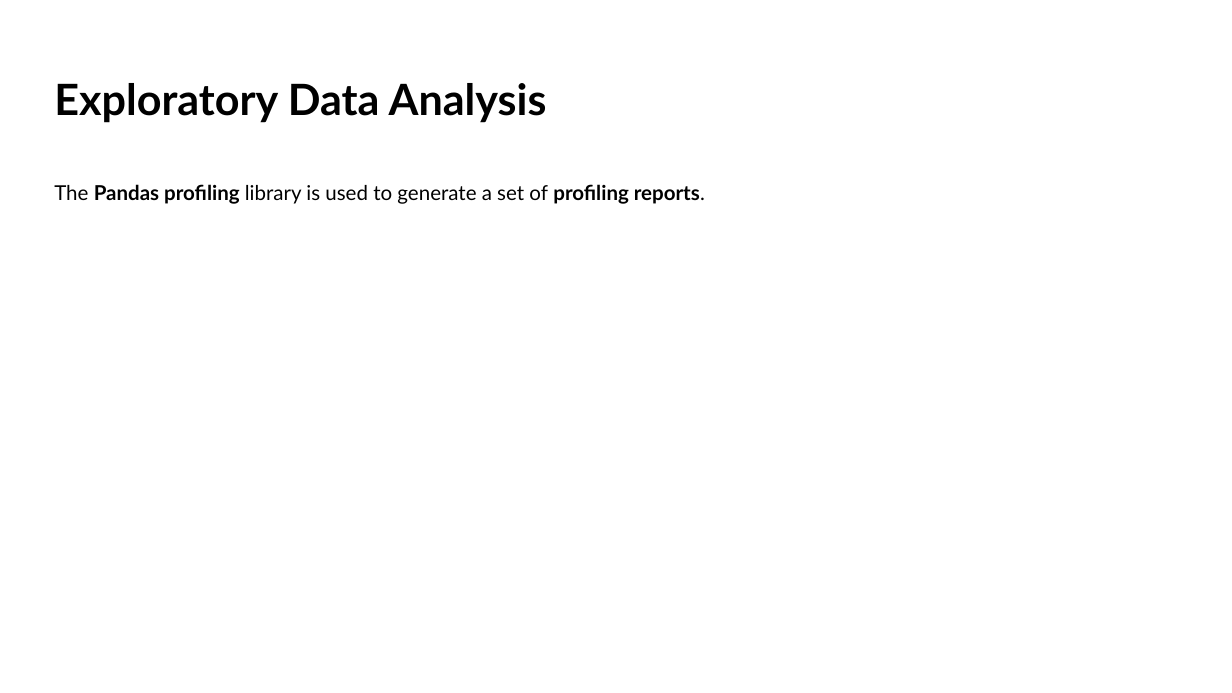
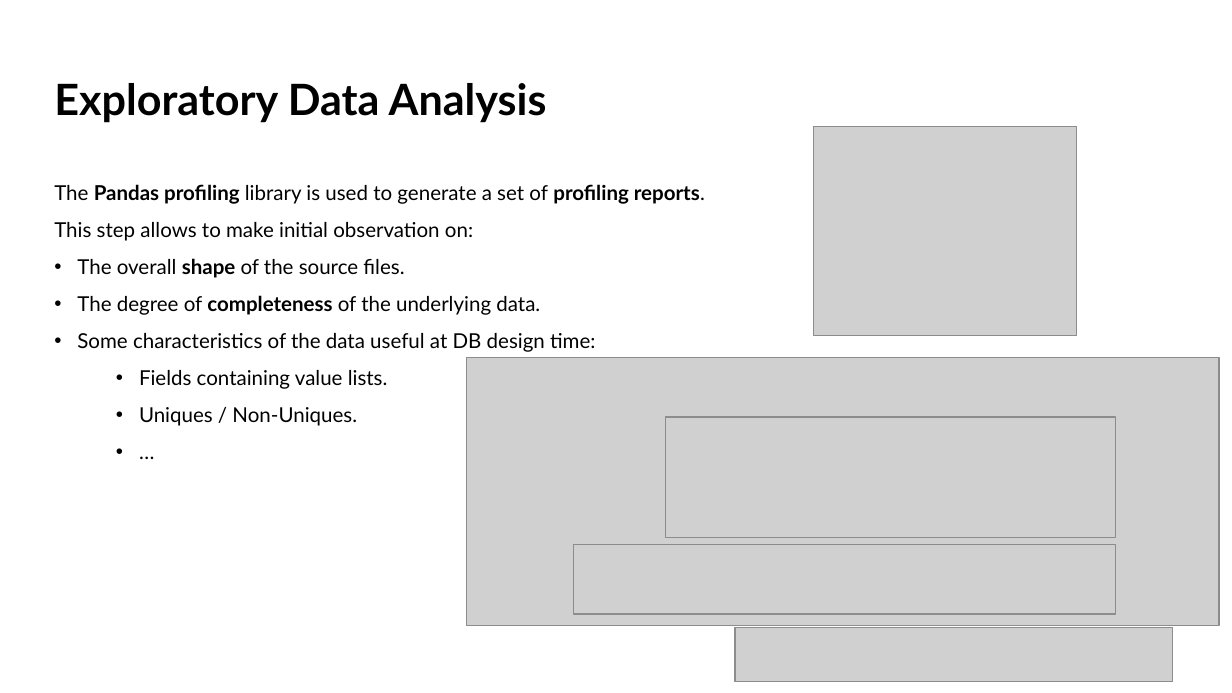
Before and after one commit to iberius96/DP_DPI, a slide deck: slide 7 of Presentation_Samuele_Ceol.pptx. Drawn at 1232x693 pixels with LibreOffice and Linux fonts; fonts in the diff are those of the drawing; grey boxes stand for pictures. Boxes give left, top, right and bottom in pixels: in the first picture for what was removed or moved away, otherwise in the second. Text is boxed around its words. In the diff, an @@ line names an element or a change of style, - is before the commit and + after.

```diff
--- a/Presentation_Samuele_Ceol.pptx
+++ b/Presentation_Samuele_Ceol.pptx
@@ picture added at [813,126,1076,335] @@
@@ text at [54,222,595,426]: paragraphs added @@
+This step allows to make initial observation on:
+• The overall shape of the source files.
+• The degree of completeness of the underlying data.
+• Some characteristics of the data useful at DB design time:
+  • Fields containing value lists.
+  • Uniques / Non-Uniques.
+  • …
@@ picture added at [467,357,1220,626] @@
@@ picture added at [665,416,1115,537] @@
@@ picture added at [574,545,1116,614] @@
@@ picture added at [736,627,1173,681] @@
```
Also in this commit, not shown: 5 other slides changed, 6 slides added, 3 slides removed, 10 other files.
